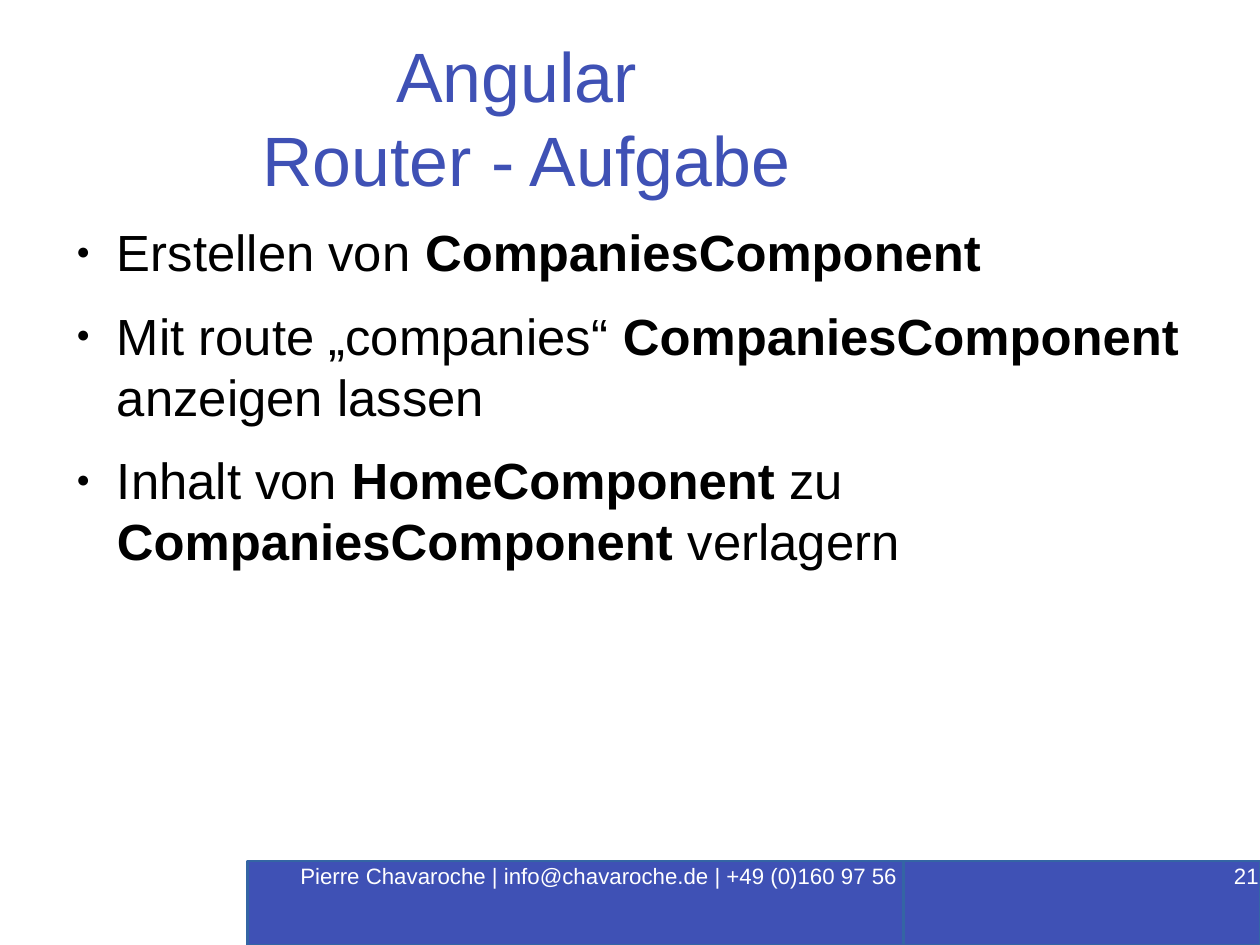
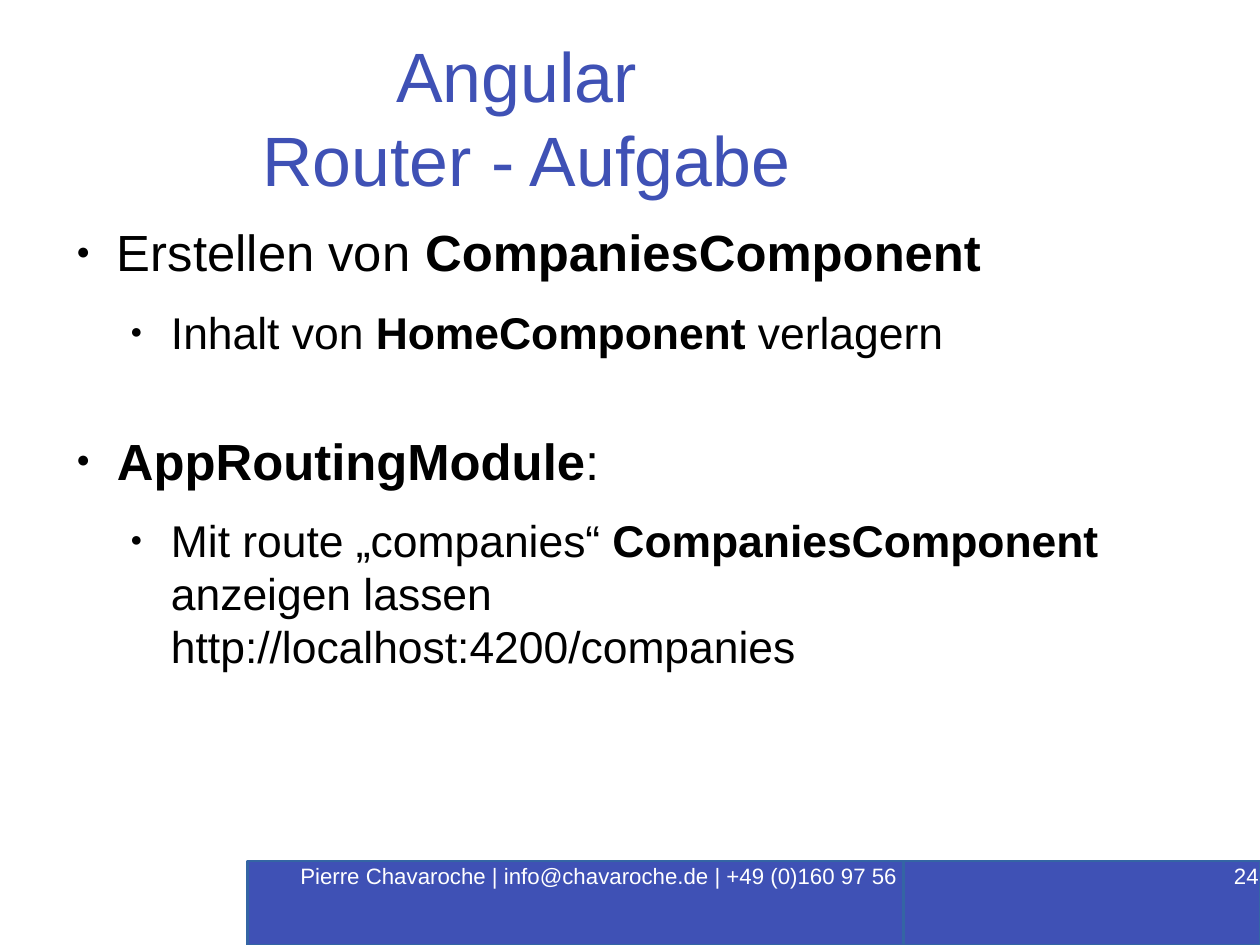
Before and after one commit to PierreChavaroche/workshop-presentation, a slide deck: slide 24 of Angular-RxJS.odp (slide 21 before the commit). Drawn at 1260x945 pixels with LibreOffice and Linux fonts; fonts in the diff are those of the drawing; background and template pictures are left out. Boxes give left, top, right and bottom in pixels: in the first picture for what was removed or moved away, otherwise in the second. Text is boxed around its words. In the diff, an @@ line names an element or a change of style, - is before the commit and + after.

```diff
--- a/Angular-RxJS.odp
+++ b/Angular-RxJS.odp
@@ text at bbox=[117, 316, 1098, 673]: text changed; size 32 to 28 pt @@
-● Mit route „companies“ CompaniesComponent anzeigen lassen
-● Inhalt von HomeComponent zu CompaniesComponent verlagern
+  ● Inhalt von HomeComponent verlagern
+● AppRoutingModule:
+  ● Mit route „companies“ CompaniesComponent anzeigen lassen
+    http://localhost:4200/companies
@@ page number at bbox=[1234, 868, 1259, 884]: text changed @@
-21
+24
```
Also in this commit, not shown: 4 other slides changed, 4 slides added, 4 other files.
